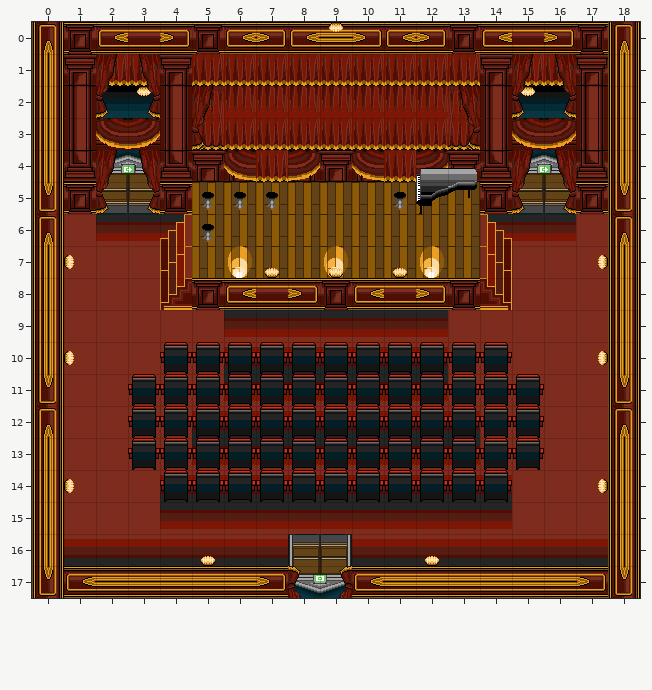
An edit to a level. Tiled map (JSON), STAGE/Stage3.json. That is the earlier state.
Cells are 32x32 px. Shown: x 0..18, y 0..17. Not drawn, because the pictures are missing: unchanged layers "exit_main", "mentiausgabe", "mentieingabe", "noSpeakZone", "stage3buehne", "stage3zuschauer", "twitch", "youtube".
Once edited:
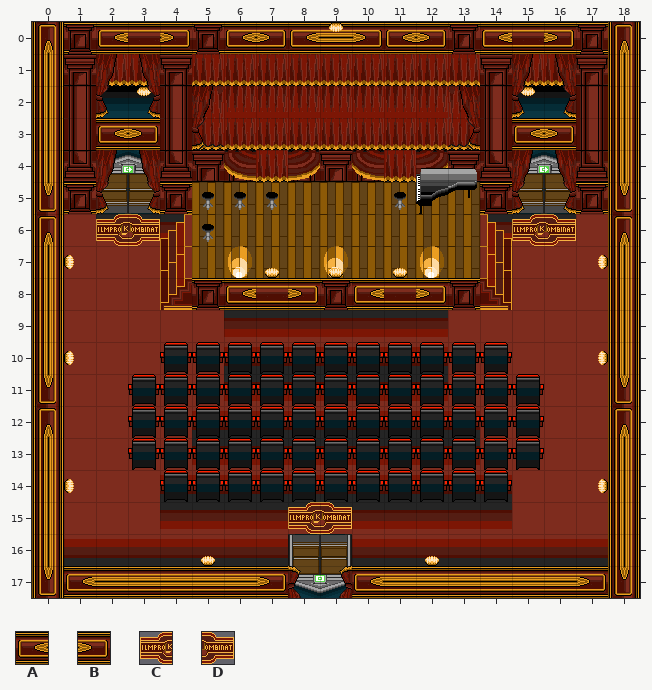
Key: from "STAGE2": A 2, B 3; from "logoimpr": C 0, D 1.
_ is an empty cell, . an unchanged one.
Edits made:
--- layer "backStrage"
@@ x 2..16 @@
- 3 __...........__
+ 3 AB...........AB
@@ x 2..16 @@
- 6 __...........__
+ 6 CD...........CD
@@ x 8..9 @@
-15 __
+15 CD
Pixel boxes of the changes (left, top, right, bottom) in both pictures:
added: (96, 118, 160, 150)
added: (512, 118, 576, 150)
added: (96, 214, 160, 246)
added: (512, 214, 576, 246)
added: (288, 502, 352, 534)
